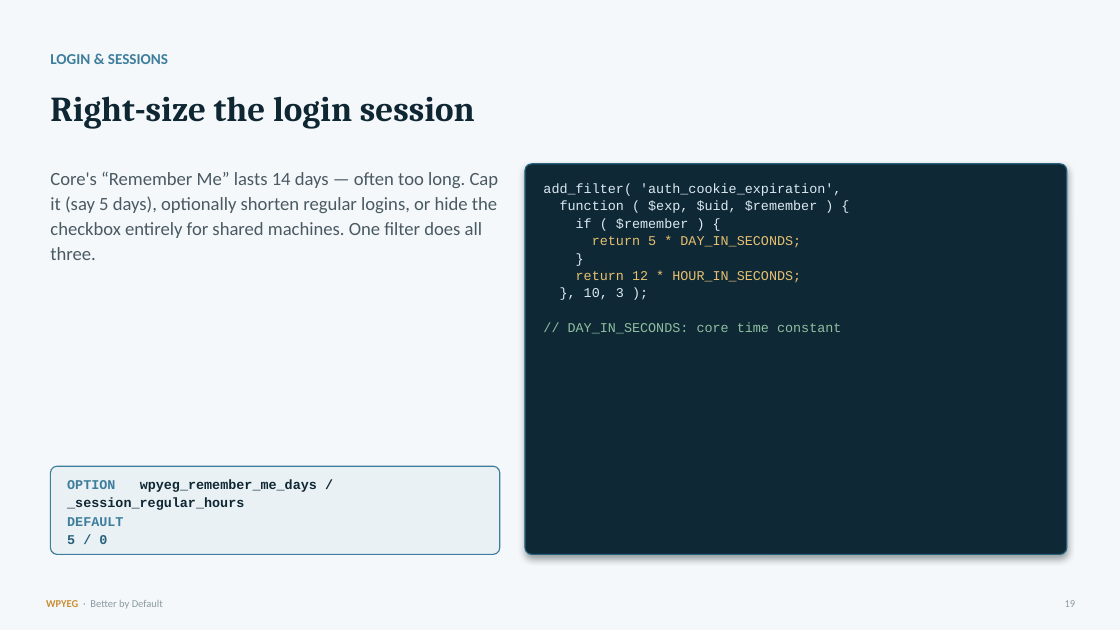
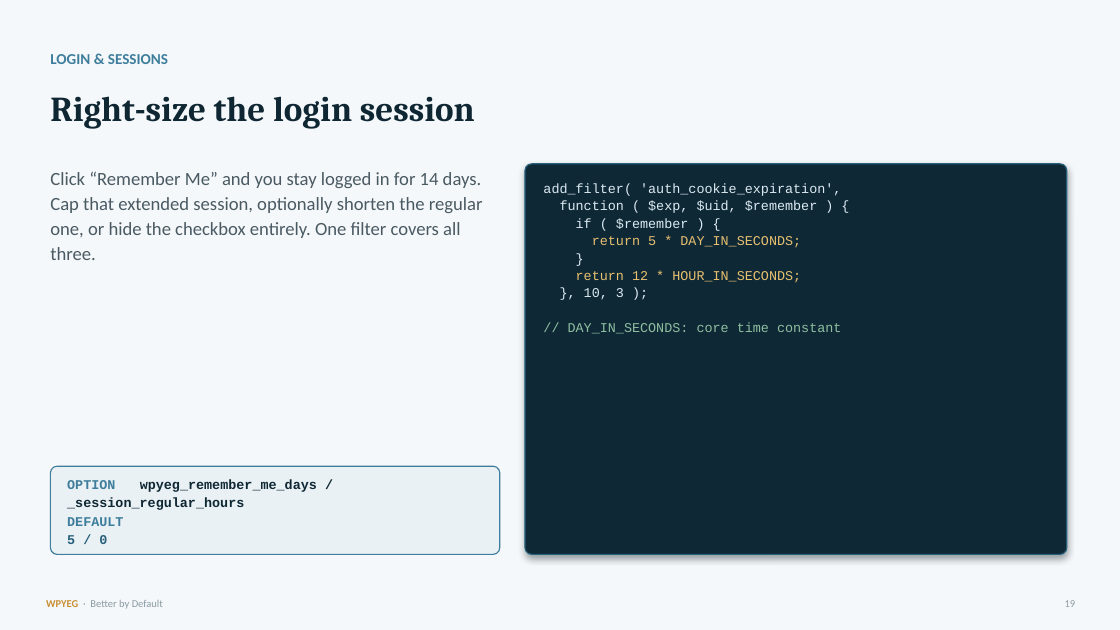
Before and after one commit to WPYEG/Better-by-Default, a slide deck: slide 19 of workshop/Better-by-Default.pptx. Drawn at 1120x630 pixels with LibreOffice and Linux fonts; fonts in the diff are those of the drawing. Boxes give left, top, right and bottom in pixels: in the first picture for what was removed or moved away, otherwise in the second. Text is boxed around its words. In the diff, an @@ line names an element or a change of style, - is before the commit and + after.

```diff
--- a/workshop/Better-by-Default.pptx
+++ b/workshop/Better-by-Default.pptx
@@ text at (50,171,483,260): text changed @@
-Core's “Remember Me” lasts 14 days — often too long. Cap it (say 5 days), optionally shorten regular logins, or hide the checkbox entirely for shared machines. One filter does all three.
+Click “Remember Me” and you stay logged in for 14 days. Cap that extended session, optionally shorten the regular one, or hide the checkbox entirely. One filter covers all three.
```
Also in this commit, not shown: 20 other slides changed, 11 other files.
